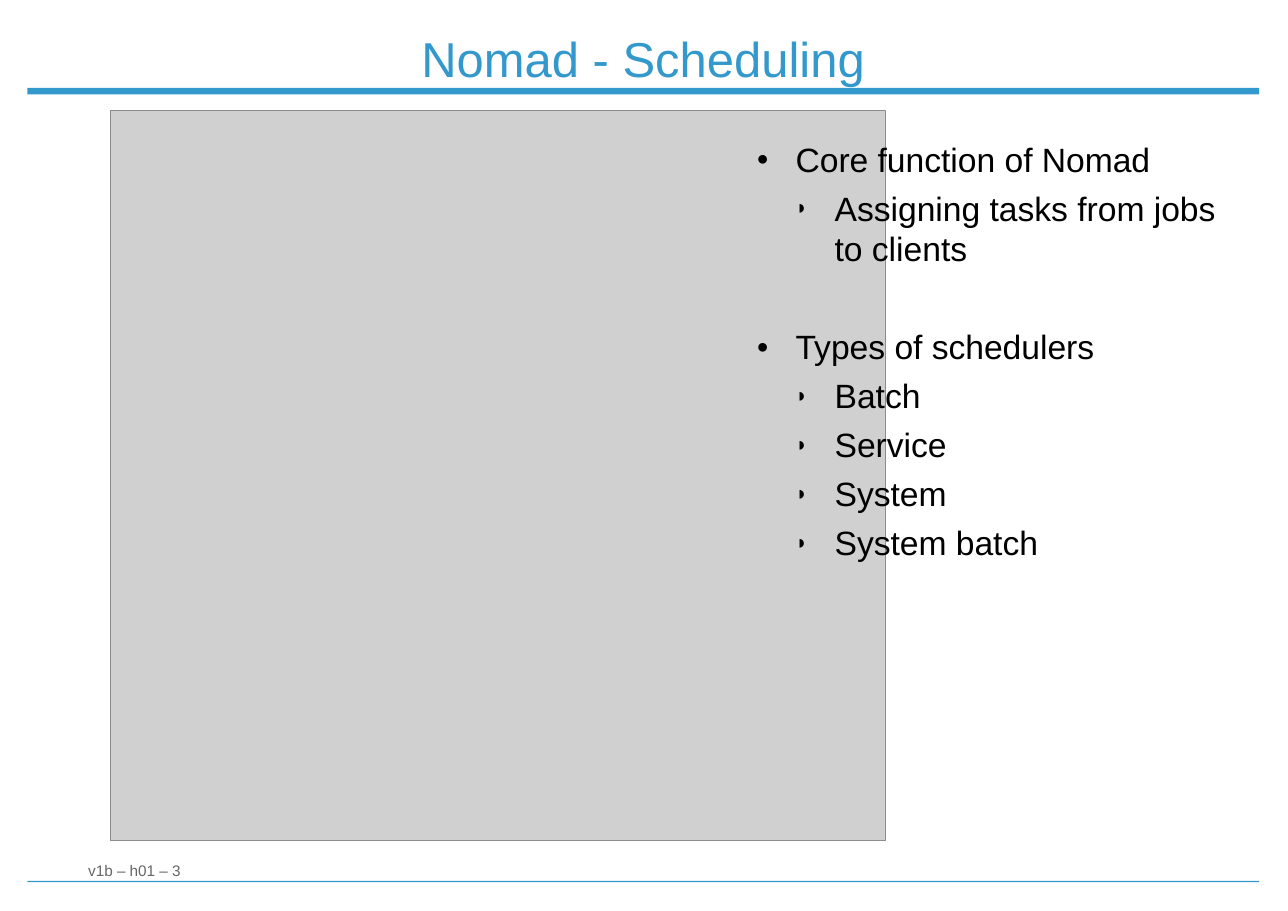
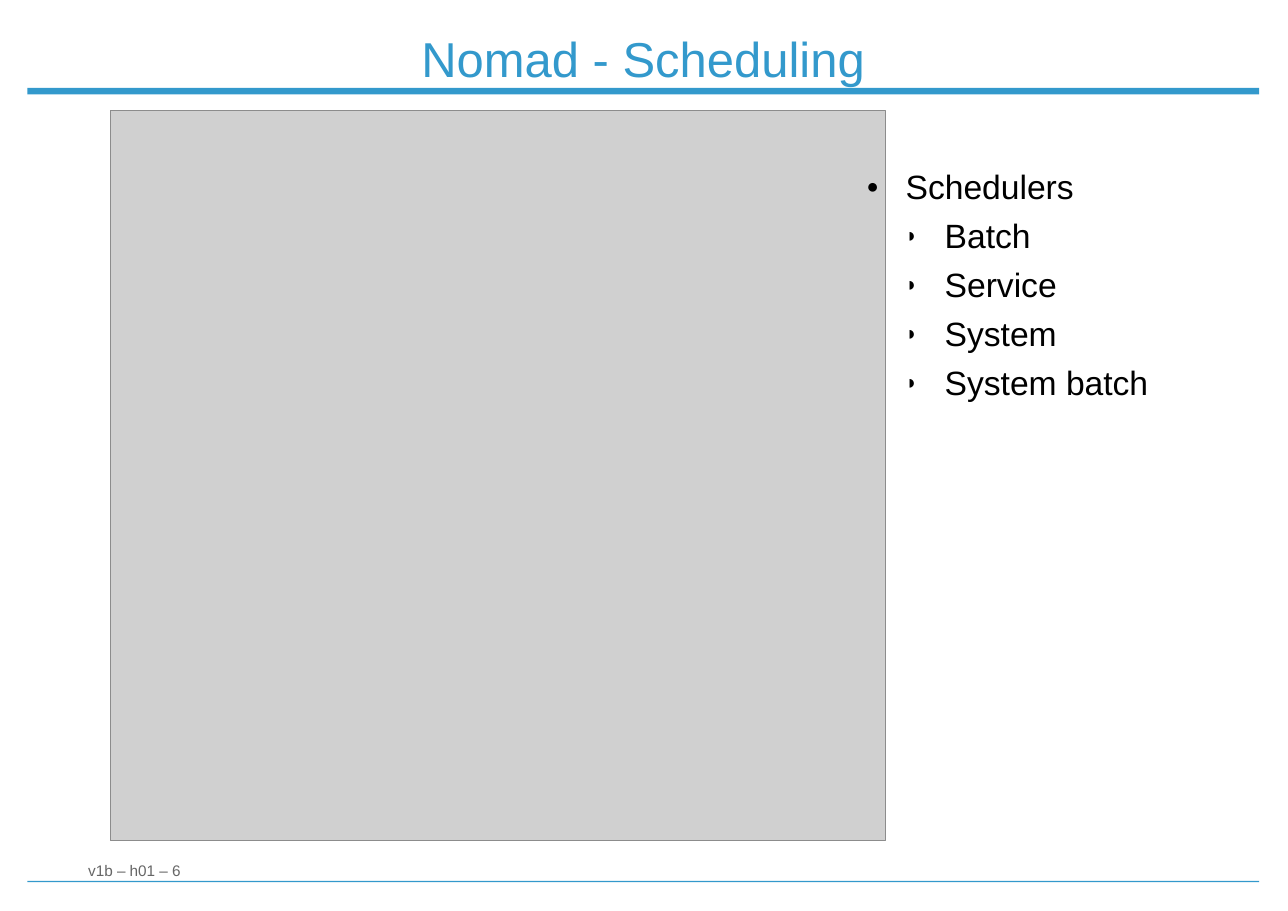
Before and after one commit to Vinclame/at-hashistack-app, a slide deck: slide 6 of presentatie.odp (slide 3 before the commit). Drawn at 1288x911 pixels with LibreOffice and Linux fonts; fonts in the diff are those of the drawing; grey boxes stand for pictures; background and template pictures are left out. Boxes give left, top, right and bottom in pixels: in the first picture for what was removed or moved away, otherwise in the second. Text is boxed around its words. In the diff, an @@ line names an element or a change of style, - is before the commit and + after.

```diff
--- a/presentatie.odp
+++ b/presentatie.odp
@@ text "Schedulers": place and size @@
-text "Schedulers" at [796, 145, 1216, 562]
+text "Schedulers" at [906, 174, 1148, 402]
@@ text at [906, 174, 1074, 200]: text changed @@
-● Core function of Nomad
-  ◗ Assigning tasks from jobs to clients
-● Types of schedulers
+● Schedulers
@@ page number at [88, 865, 181, 876]: text changed @@
-v1b – h01 – 3
+v1b – h01 – 6
```
Also in this commit, not shown: 1 other slide changed, 5 slides added, 3 slides removed, 6 other files.
